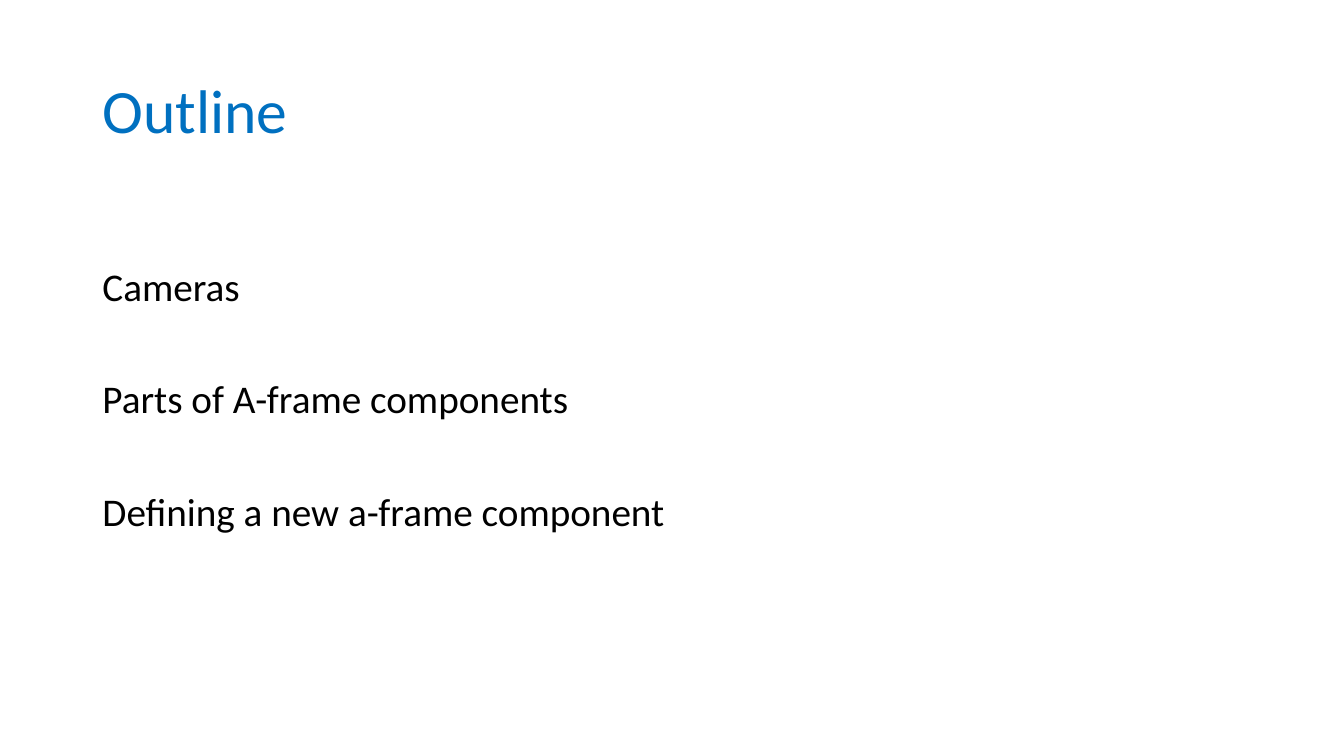
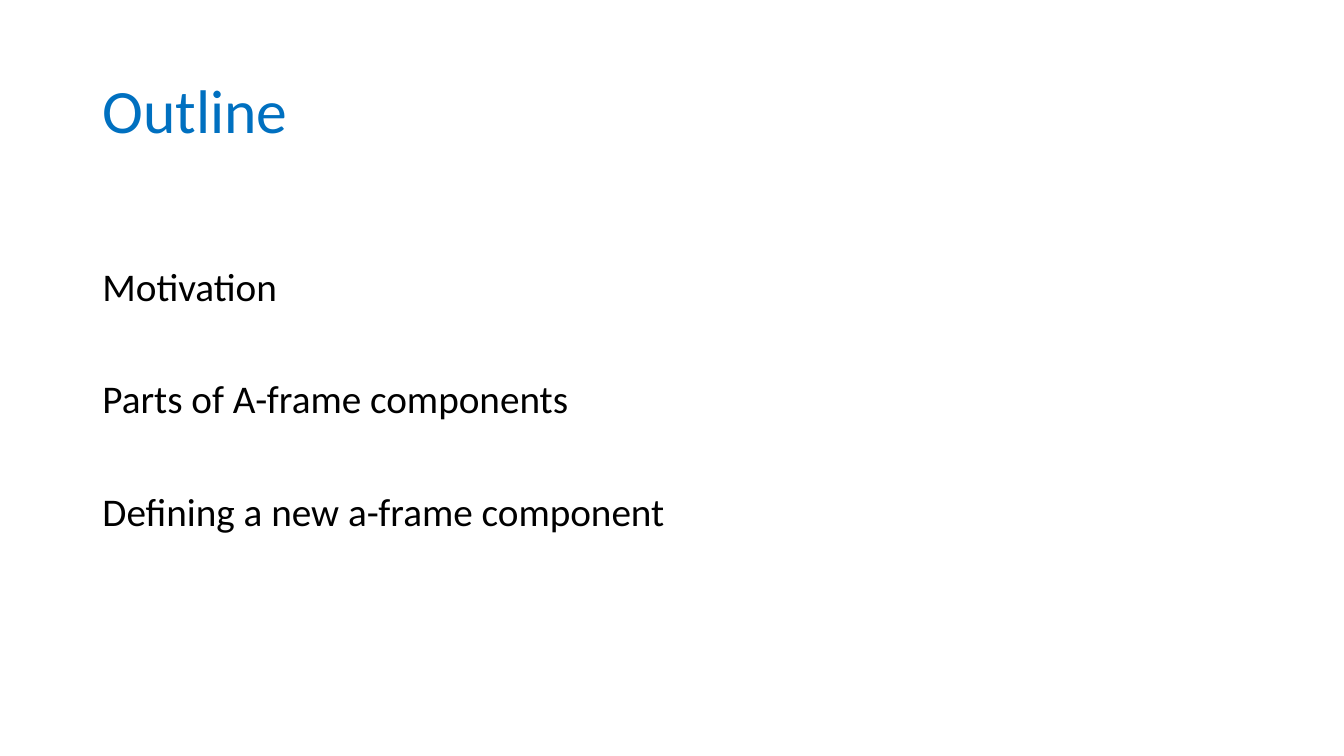
Before and after one commit to wonder-phil/UEMCON-2025, a slide deck: slide 2 of p05/Defining-a-frame-components.pptx. Drawn at 1344x756 pixels with LibreOffice and Linux fonts; fonts in the diff are those of the drawing. Boxes give left, top, right and bottom in pixels: in the first picture for what was removed or moved away, otherwise in the second. Text is boxed around its words. In the diff, an @@ line names an element or a change of style, - is before the commit and + after.

```diff
--- a/p05/Defining-a-frame-components.pptx
+++ b/p05/Defining-a-frame-components.pptx
@@ text at (102,274,276,302): text changed @@
-Cameras
+Motivation
```
Also in this commit, not shown: 1 other slide changed, 2 other files.
